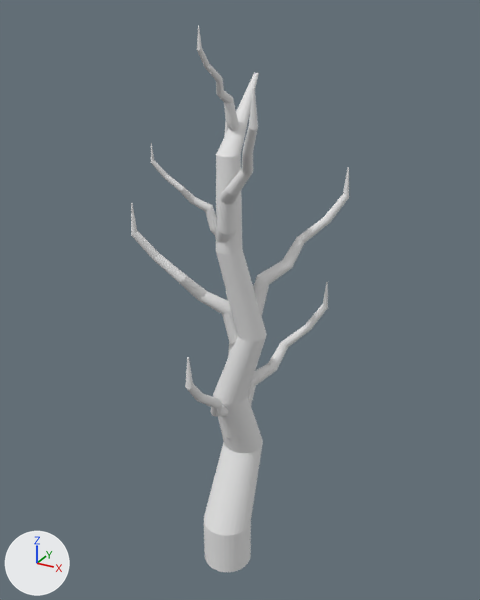
The OBJ model Assets/Resources/Models/withering tree.obj, before and after one commit.
Before and after are seen from a 50 mm camera at (11.1, -19.1, 20.7) aimed at (0.1, 0.9, 10.8). Arrows for +X, +Y and +Z are at lower left; the lights stay in place. Where no turn or scale is listed for an object, it has been applied to the vertices. Vertices at the same position are counted once.
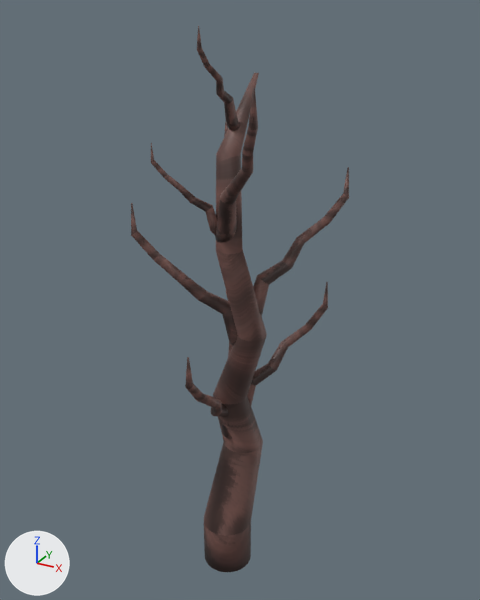
Pixel boxes [x1, y1, x2, y2] of what changed, in the pictures (480 x 600 px):
'Cylinder', surface changed (grey to brown)
    both: [204, 73, 267, 572]
'Cylinder.003', surface changed (grey to brown)
    both: [215, 87, 258, 243]
'Cylinder.007', surface changed (grey to brown)
    both: [131, 203, 238, 346]
'Cylinder.008', surface changed (grey to brown)
    both: [253, 167, 349, 315]
'Cylinder.009', surface changed (grey to brown)
    both: [247, 282, 328, 406]
'Cylinder.001', surface changed (grey to brown)
    both: [197, 26, 240, 131]
'Cylinder.002', surface changed (grey to brown)
    both: [151, 143, 217, 236]
'Cylinder.006', surface changed (grey to brown)
    both: [185, 357, 232, 439]
'Cylinder.005', surface changed
    both: [226, 292, 233, 357]
'Cylinder.004', surface changed
    both: [224, 122, 228, 137]
part 1 of me_cylinder, surface changed (grey to brown)
    both: [204, 155, 267, 572]

What changed in the scene script:
```text
Add img_bark_png:
    img_bark_png = load_image('bark.png', '../Textures/bark.png', 200, 200, 'sRGB')
Change mat_none:
    remove mat_none.base_color = (0.8, 0.8, 0.8)  # white #e7e7e7
    add mat_none.texture = img_bark_png
    mat_none.roughness: 1.0 -> 0.526
Change me_cylinder:
    where me_cylinder.from_pydata(...)  # 256 vertices, 226 faces; spans x -1.0..1.5, y -1.0..2.2, z -1.0..18.8
    used by ob_cylinder; location = (0.0, 0.0, 0.0)
    me_cylinder part 1: 191 kept faces spanning x -1.0..1.5, y -1.0..2.2, z -1.0..18.8 get new texture (UV) coordinates
    me_cylinder part 2: the surface is now shaded smooth
```
